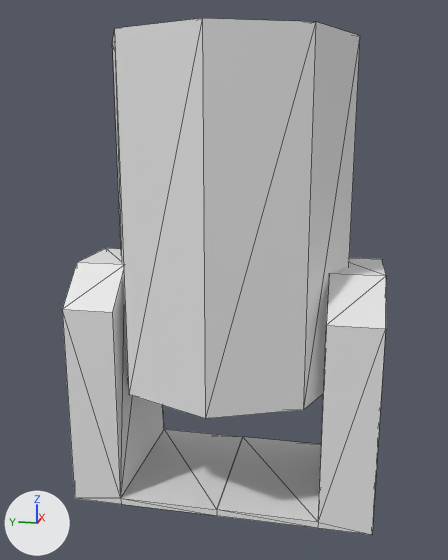
Renders of the Blender file cannon/cannon.blend from each side of a commit.
One viewpoint serves both versions: a 50 mm lens placed at (-0.92, -0.175, 0.56), pointed at (0.094, 0.028, 0.306). Arrows for +X, +Y and +Z are at lower left; the lights stay in place. Mesh edges are drawn as thin lines. Materials are left out; every surface is plain grey.
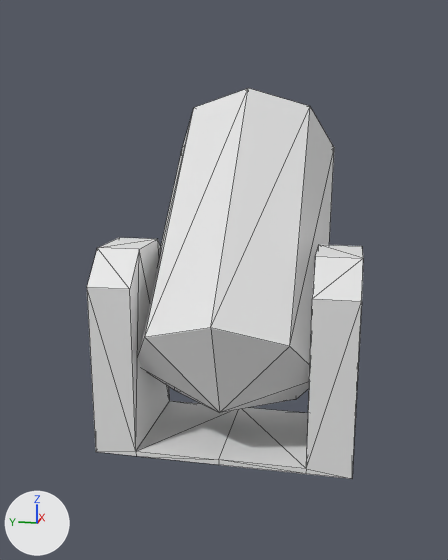
What changed in the scene script:
```text
Change me_cube_003:
    where me_cube_003.from_pydata(...)  # 18 vertices, 26 faces; spans x -0.211..0.211, y -0.094..0.167, z -0.15..0.271
    used by ob_cube_002; location = (0.007, -0.148, 0.121); scale = (0.553, 0.878, 0.878)
    me_cube_003 part 1: the whole mesh is scaled about its middle by (1, 1.01, 1), then moved by (0.012, -0.168, 0.139)
Change ob_cube_002:
    ob_cube_002.location: (0.007, -0.148, 0.121) -> (0.0, 0.0, 0.071)
    ob_cube_002.scale: (0.553, 0.878, 0.878) -> (0.443, 0.756, 0.756)
    add _m = ob_cube_002.modifiers.new('Mirror', 'MIRROR')
    add _m.use_axis = (False, True, False)
Remove ob_cube_001:
    ob_cube_001 = bpy.data.objects.new('Cube.001', me_cube_001)
    ob_cube_001.location = (0.007, 0.234, 0.121)
    ob_cube_001.scale = (0.553, 0.878, 0.878)
Change ob_cylinder:
    ob_cylinder.location: (0.008, -0.122, 0.351) -> (0.071, -0.1, 0.307)
    ob_cylinder.rotation_euler: (0.0, 0.0, 0.0) -> (-0.00748, 0.776, 0.000827)  # degrees (0, 0, 0) -> degrees (-0.4, 44, 0)
    ob_cylinder.scale: (0.713, 0.713, 0.745) -> (0.582, 0.582, 0.678)
```

Changed parts and their boxes [x1, y1, x2, y2] in the pictures (448 x 560 px):
'Cylinder', moved, turned, rescaled
    before: [112, 18, 360, 418]
    after: [138, 88, 334, 413]
'Cube.002', moved, rescaled, modifiers changed (63% wider, 13% shorter)
    before: [217, 258, 386, 535]
    after: [87, 238, 363, 479]
'Cube.001', deleted
    before: [62, 248, 242, 516]
